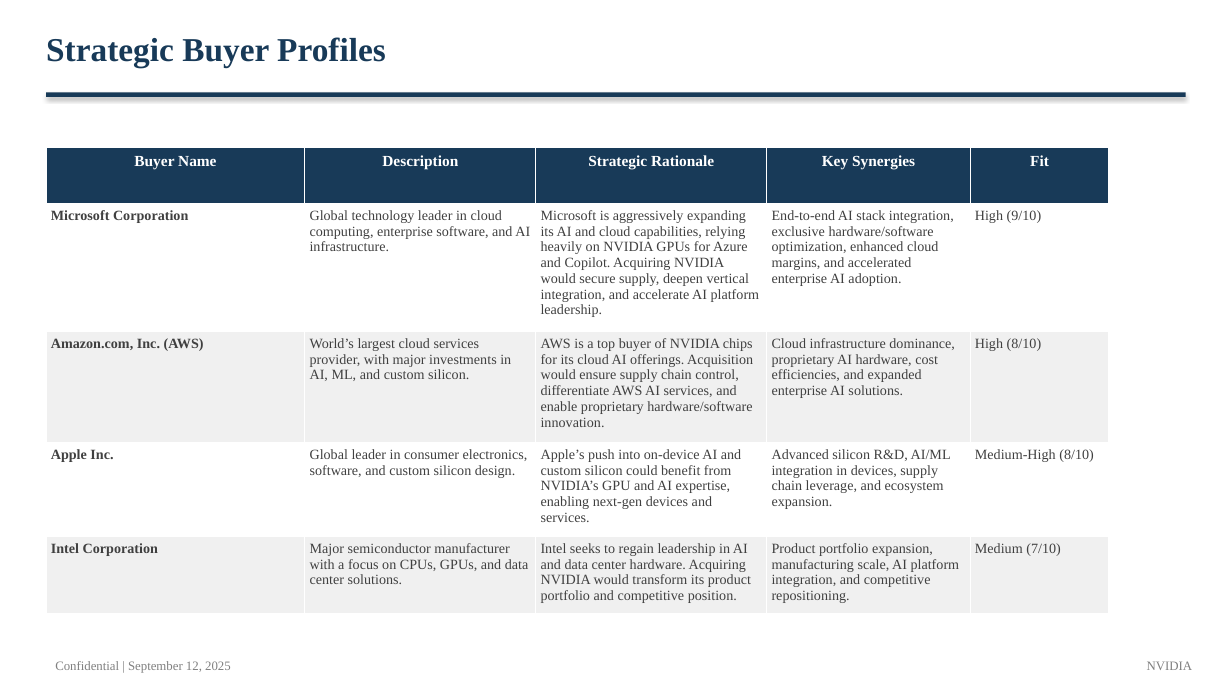
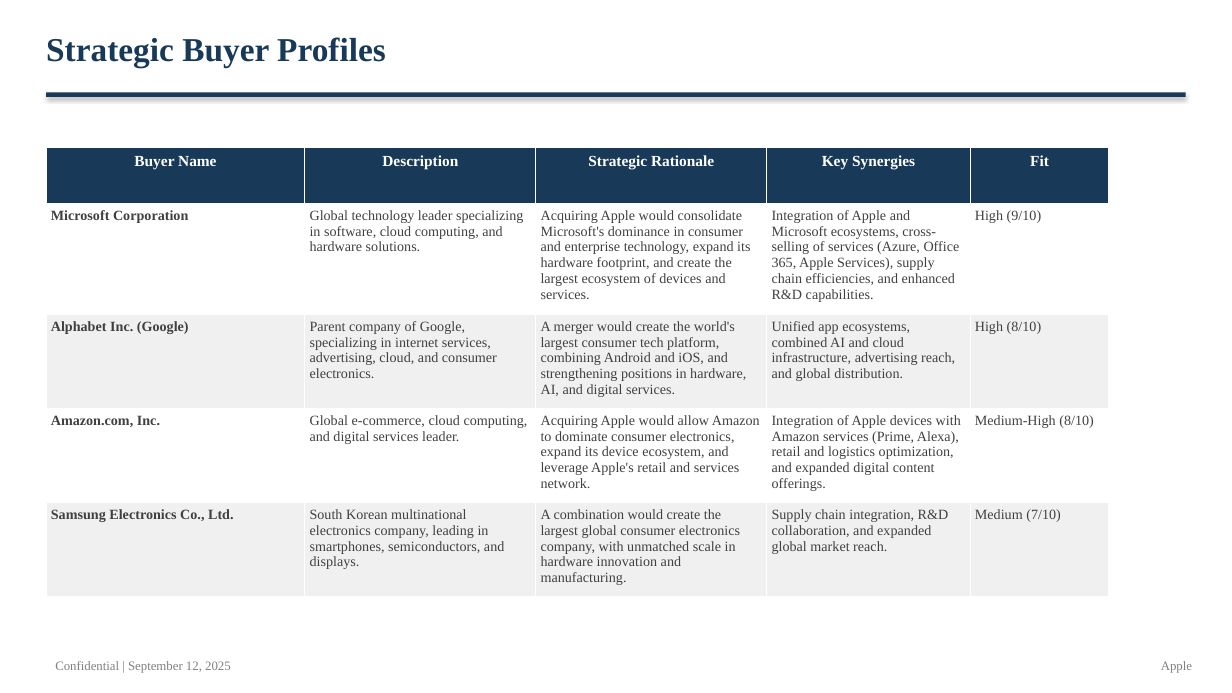
Before and after one commit to alinvb/slide_generator, a slide deck: slide 9 of output_presentation.pptx (slide 12 before the commit). Drawn at 1232x693 pixels with LibreOffice and Linux fonts; fonts in the diff are those of the drawing. Boxes give left, top, right and bottom in pixels: in the first picture for what was removed or moved away, otherwise in the second. Text is boxed around its words. In the diff, an @@ line names an element or a change of style, - is before the commit and + after.

```diff
--- a/output_presentation.pptx
+++ b/output_presentation.pptx
@@ table at [46, 148, 1109, 589] @@
-row 2: Microsoft Corporation | Global technology leader in cloud computing, enterprise software, and AI infrastructure. | Microsoft is aggressively expanding its AI and cloud capabilities, relying heavily on NVIDIA GPUs for Azure and Copilot. Acquiring NVIDIA would secure supply, deepen vertical integration, and accelerate AI platform leadership. | End-to-end AI stack integration, exclusive hardware/software optimization, enhanced cloud margins, and accelerated enterprise AI adoption. | High (9/10)
+row 2: Microsoft Corporation | Global technology leader specializing in software, cloud computing, and hardware solutions. | Acquiring Apple would consolidate Microsoft's dominance in consumer and enterprise technology, expand its hardware footprint, and create the largest ecosystem of devices and services. | Integration of Apple and Microsoft ecosystems, cross-selling of services (Azure, Office 365, Apple Services), supply chain efficiencies, and enhanced R&D capabilities. | High (9/10)
-row 3: Amazon.com, Inc. (AWS) | World’s largest cloud services provider, with major investments in AI, ML, and custom silicon. | AWS is a top buyer of NVIDIA chips for its cloud AI offerings. Acquisition would ensure supply chain control, differentiate AWS AI services, and enable proprietary hardware/software innovation. | Cloud infrastructure dominance, proprietary AI hardware, cost efficiencies, and expanded enterprise AI solutions. | High (8/10)
+row 3: Alphabet Inc. (Google) | Parent company of Google, specializing in internet services, advertising, cloud, and consumer electronics. | A merger would create the world's largest consumer tech platform, combining Android and iOS, and strengthening positions in hardware, AI, and digital services. | Unified app ecosystems, combined AI and cloud infrastructure, advertising reach, and global distribution. | High (8/10)
-row 4: Apple Inc. | Global leader in consumer electronics, software, and custom silicon design. | Apple’s push into on-device AI and custom silicon could benefit from NVIDIA’s GPU and AI expertise, enabling next-gen devices and services. | Advanced silicon R&D, AI/ML integration in devices, supply chain leverage, and ecosystem expansion. | Medium-High (8/10)
+row 4: Amazon.com, Inc. | Global e-commerce, cloud computing, and digital services leader. | Acquiring Apple would allow Amazon to dominate consumer electronics, expand its device ecosystem, and leverage Apple's retail and services network. | Integration of Apple devices with Amazon services (Prime, Alexa), retail and logistics optimization, and expanded digital content offerings. | Medium-High (8/10)
-row 5: Intel Corporation | Major semiconductor manufacturer with a focus on CPUs, GPUs, and data center solutions. | Intel seeks to regain leadership in AI and data center hardware. Acquiring NVIDIA would transform its product portfolio and competitive position. | Product portfolio expansion, manufacturing scale, AI platform integration, and competitive repositioning. | Medium (7/10)
+row 5: Samsung Electronics Co., Ltd. | South Korean multinational electronics company, leading in smartphones, semiconductors, and displays. | A combination would create the largest global consumer electronics company, with unmatched scale in hardware innovation and manufacturing. | Supply chain integration, R&D collaboration, and expanded global market reach. | Medium (7/10)
@@ text at [1161, 661, 1192, 673]: text changed @@
-NVIDIA
+Apple
```
Also in this commit, not shown: 9 other slides changed, 4 slides added, 8 slides removed, 13 other files.
